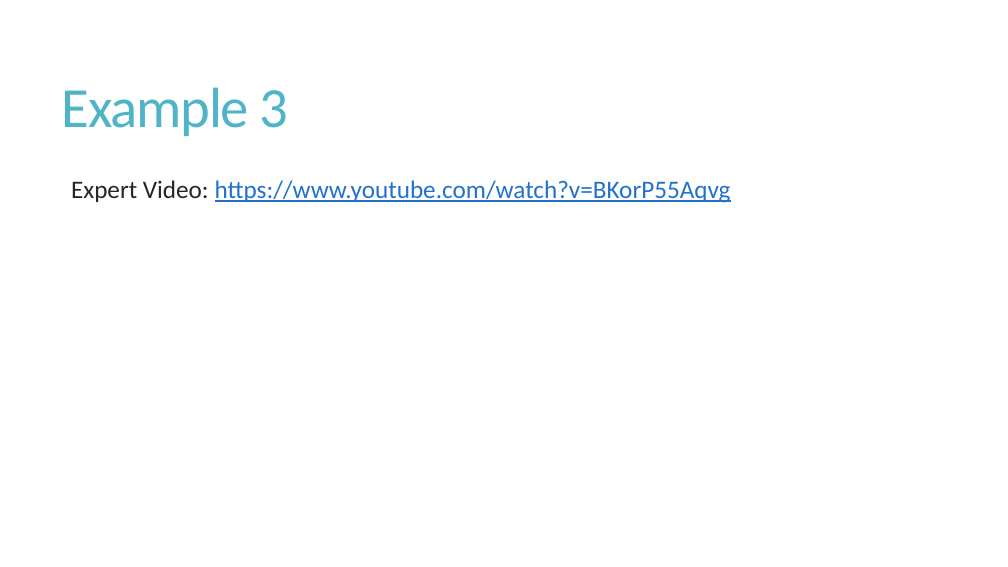
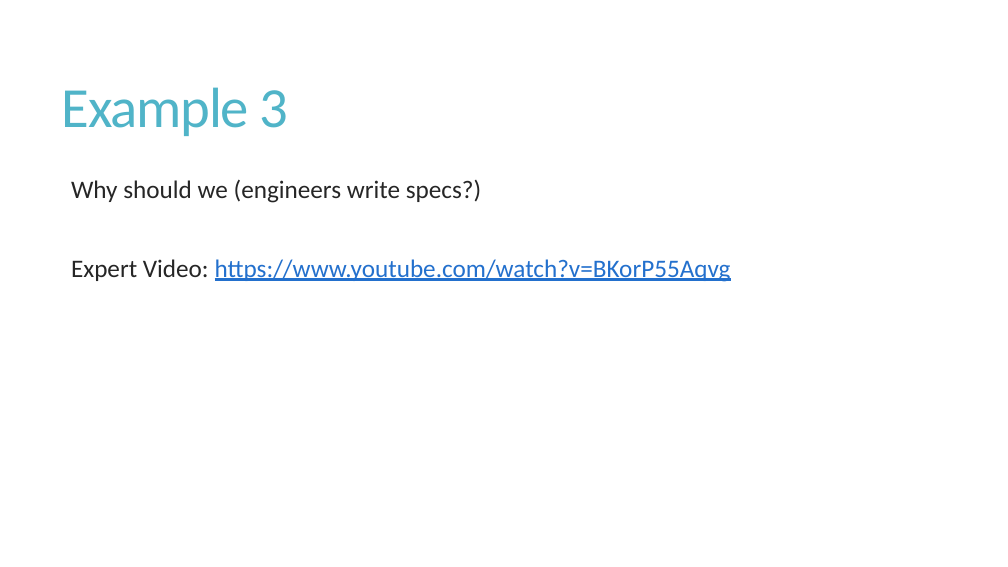
Before and after one commit to shabbir-hussain/ecse321tutorials, a slide deck: slide 28 of 02-requirementsSpecification.pptx. Drawn at 1008x567 pixels with LibreOffice and Linux fonts; fonts in the diff are those of the drawing. Boxes give left, top, right and bottom in pixels: in the first picture for what was removed or moved away, otherwise in the second. Text is boxed around its words. In the diff, an @@ line names an element or a change of style, - is before the commit and + after.

Commit message:
added more stuff

```diff
--- a/02-requirementsSpecification.pptx
+++ b/02-requirementsSpecification.pptx
@@ text at [71,180,481,203]: paragraph added @@
+  Why should we (engineers write specs?)
```
Also in this commit, not shown: 1 other slide changed.
